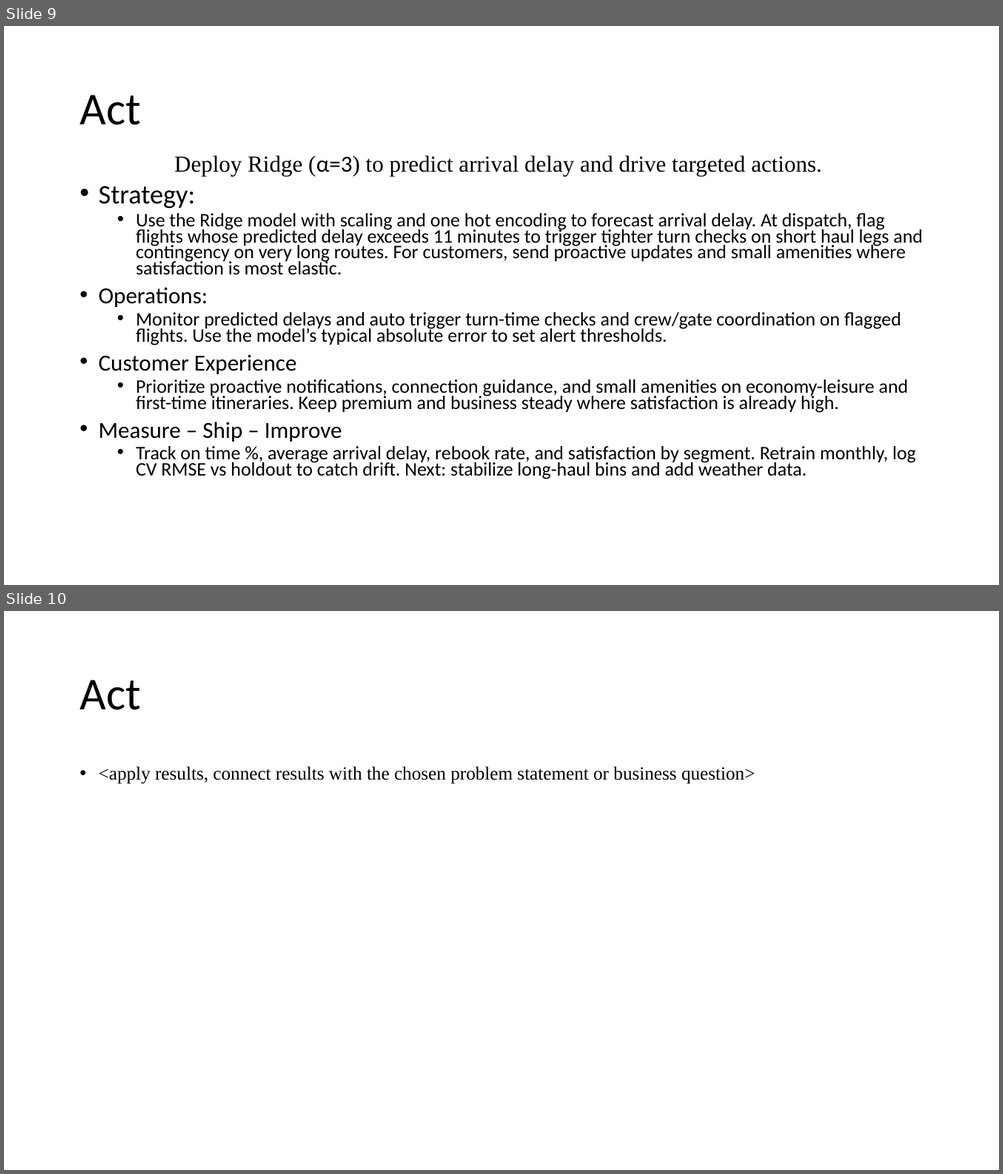
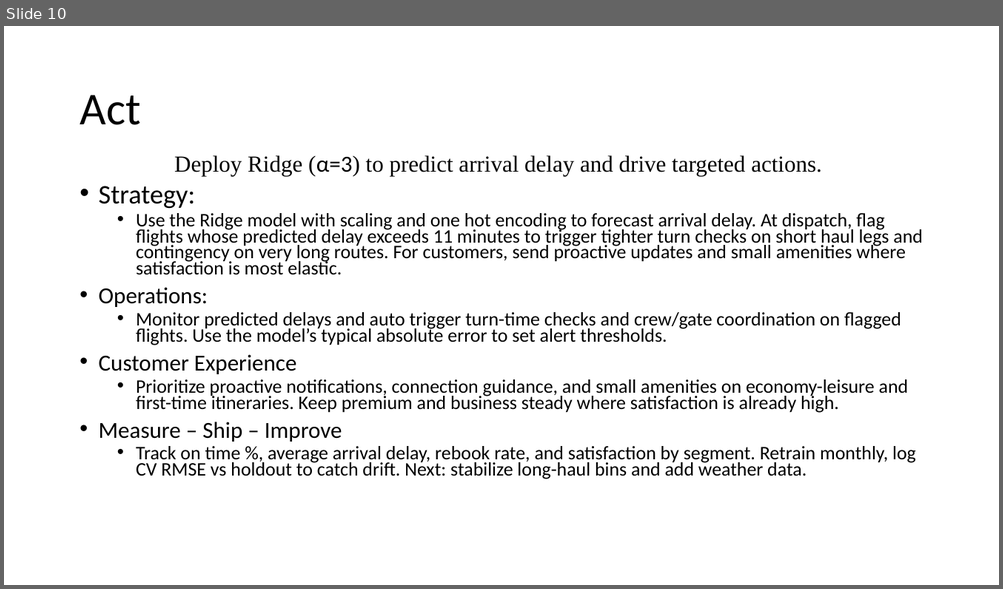
Before and after one commit to vince760/ANA500, a slide deck: VITALE_PPT.pptx. Shown one above the other, each under a label of ours: slides 9 and 10 before the commit, slide 10 after it. The pictures are 1003x1174 and 1003x589 pixels, drawn with LibreOffice and Linux fonts; fonts in the diff are those of the drawing. Boxes give left, top, right and bottom in pixels: in the first picture for what was removed or moved away, otherwise in the second. Text is boxed around its words. In the diff, an @@ line names an element or a change of style, - is before the commit and + after.

```diff
--- a/VITALE_PPT.pptx
+++ b/VITALE_PPT.pptx
@@ slide 10 removed at [4, 611, 999, 1170], background #FFFFFF @@
@@ title removed at [79, 680, 140, 710] @@
-Act
@@ text removed at [99, 766, 754, 784] @@
-• <apply results, connect results with the chosen problem statement or business question>
@@ what was slide 9 is now slide 10 @@
```
Also in this commit, not shown: 3 slides changed, 1 slide added, 2 other files.
